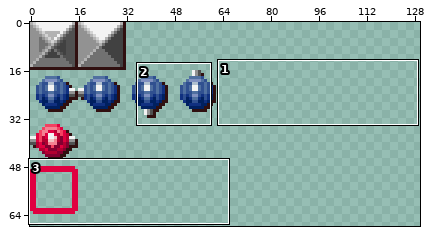
Sprite sheet: js/atomix/spritesheet.png. The first picture is a wide view before the edit; the outline marks the close-up.
Close-up. As it was:
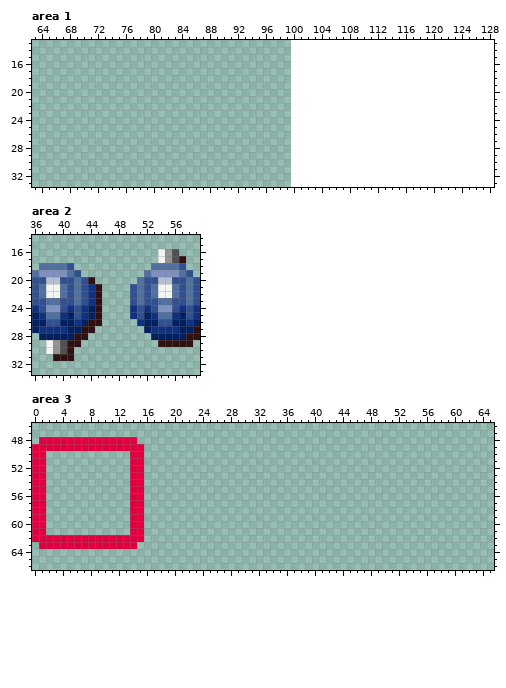
The file is 100x100 pixels. Colours within 5 levels of each other are drawn and written as one. Shown: area 1: x 63..128, y 13..33; area 2: x 36..59, y 14..33; area 3: x 0..65, y 46..66. The old version is drawn lined up with the new one, on the new canvas. The wide view leaves out empty margins.
After the commit:
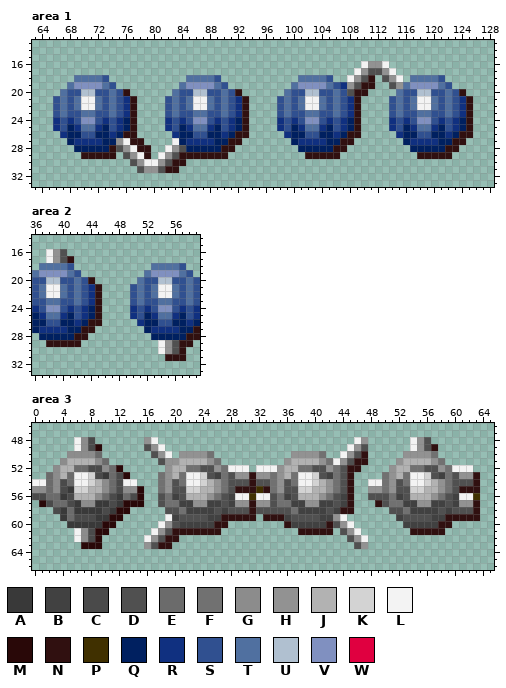
Palette (. is transparent): A #393939  B #414141  C #4a4a4a  D #505050  E #6b6b6b  F #717171  G #8c8c8c  H #929292  J #b2b2b2  K #d3d3d3  L #f3f3f3  M #290808  N #301010  P #403000  Q #002060  R #103080  S #305090  T #5070a0  U #b0c0d0  V #8090c0  W #e00040
Difference:
canvas 100x100 -> 150x100
Area 1:
y 16: x 110..113 .... -> LHHL
y 17: x 109..114 ...... -> LHDDHL
y 18: x 69..73 ..... -> TTTTS; x 85..89 ..... -> TTTTS; x 101..105 ..... -> TTTTS; x 108..111 .... -> LHDN; x 113..115 ... -> DHL; x 117..121 ..... -> TTTTS
y 19: x 68..74 ....... -> TVVVVTS; x 84..90 ....... -> TVVVVTS; x 100..111 ............ -> TVVVVTSRHDNN; x 114..122 ......... -> DHTVVVVTS
y 20: x 67..76 .......... -> TSSUUSSTSN; x 83..92 .......... -> TSSUUSSTSN; x 99..110 ............ -> TSSUUSSTSDNN; x 115..124 .......... -> TSSUUSSTSN
y 21..22: x 66..77 ............ -> STSTLLTSTSRN; x 82..93 ............ -> STSTLLTSTSRN; x 98..109 ............ -> STSTLLTSTSRN; x 114..125 ............ -> STSTLLTSTSRN
y 23: x 66..77 ............ -> STSSTTSSTSRN; x 82..93 ............ -> STSSTTSSTSRN; x 98..109 ............ -> STSSTTSSTSRN; x 114..125 ............ -> STSSTTSSTSRN
y 24: x 66..77 ............ -> RSRSVVSRSRQN; x 82..93 ............ -> RSRSVVSRSRQN; x 98..109 ............ -> RSRSVVSRSRQN; x 114..125 ............ -> RSRSVVSRSRQN
y 25: x 66..77 ............ -> RSQRTTRQSRQN; x 82..93 ............ -> RSQRTTRQSRQN; x 98..109 ............ -> RSQRTTRQSRQN; x 114..125 ............ -> RSQRTTRQSRQN
y 26: x 67..77 ........... -> RQQSSQQRQNN; x 83..93 ........... -> RQQSSQQRQNN; x 99..109 ........... -> RQQSSQQRQNN; x 115..125 ........... -> RQQSSQQRQNN
y 27: x 68..78 ........... -> QRRRRQQHLNN; x 83..92 .......... -> LQRRRRQQNN; x 100..108 ......... -> QRRRRQQNN; x 116..124 ......... -> QRRRRQQNN
y 28: x 69..79 ........... -> QQQQQNDHLNN; x 82..91 .......... -> LHDQQQQQNN; x 101..107 ....... -> QQQQQNN; x 117..123 ....... -> QQQQQNN
y 29: x 70..74 ..... -> NNNNN; x 76..79 .... -> DHLN; x 81..90 .......... -> LHDNNNNNNN; x 102..106 ..... -> NNNNN; x 118..122 ..... -> NNNNN
y 30: x 77..84 ........ -> DHLLHDNN
y 31: x 78..83 ...... -> DHHDNN
Area 2:
y 16: x 38..40 ... -> LHD; x 54..56 LHD -> ...
y 17: x 38..41 .... -> LHDN; x 54..57 LHDN -> ....
y 29: x 38..40 LHD -> NNN; x 54..56 NNN -> LHD
y 30: x 38..41 LHDN -> ....; x 54..57 .... -> LHDN
y 31: x 39..41 NNN -> ...; x 55..57 ... -> NNN
Area 3:
y 48: x 1..14 WWWWWWWWWWWWWW -> .....LGC......; x 16..17 .. -> HL; x 46..47 .. -> LH; x 54..56 ... -> LHD
y 49: x 0..18 WWWWWWWWWWWWWWWW... -> ......LGCM......DHL; x 45..47 ... -> LHD; x 54..57 .... -> LHDN
y 50: x 0..1 WW -> ..; x 5..9 ..... -> GGGGE; x 14..15 WW -> ..; x 17..19 ... -> DHL; x 21..25 ..... -> HHHHF; x 37..41 ..... -> HHHHF; x 44..47 .... -> LHDN; x 53..57 ..... -> HHHHF
y 51: x 0..1 WW -> ..; x 4..10 ....... -> GJJJJGE; x 14..15 WW -> ..; x 18..26 ......... -> DHHJJJJHF; x 36..47 ............ -> HJJJJHFLHDNN; x 52..58 ....... -> HJJJJHF
y 52: x 0..1 WW -> ..; x 3..12 .......... -> GJJEECCGEM; x 14..15 WW -> ..; x 19..30 ............ -> HJJFFDDHFLLL; x 32..46 ............... -> LLLHJJFFDDHFDNN; x 51..62 ............ -> HJJFFDDHFLLL
y 53: x 0..15 WW............WW -> ..EGJELLKCAECM..; x 18..45 ............................ -> FHJFLLKDBFDHHNHHFHJFLLKDBFDN; x 50..63 .............. -> FHJFLLKDBFDHHN
y 54: x 0..15 WW............WW -> LLEGCELLKJGECLL.; x 18..45 ............................ -> FHDFLLKJHFDDDNDDFHDFLLKJHFDN; x 48..63 ................ -> LLFHDFLLKJHFDDDN
y 55: x 0..15 WW............WW -> GGEGCAKKJJGECGGM; x 18..45 ............................ -> FHDDKKJJHFDNNNPNFHDDKKJJHFDN; x 48..63 ................ -> HHFHDDKKJJHFDNNN
y 56: x 0..15 WW............WW -> CCEEACJJJGECAECM; x 18..45 ............................ -> DFBDJJJHFDBLLPLLDFBDJJJHFDBN; x 48..63 ................ -> DDDFBDJJJHFDBLLP
y 57: x 0..15 WW............WW -> .MCEECAGGAACAMMM; x 18..45 ............................ -> DFFBBHHBBDBHHNHHDFFBBHHBBDBN; x 49..63 ............... -> NDFFBBHHBBDBHHN
y 58: x 0..1 WW -> ..; x 3..15 ...........WW -> CAEAAAACAMM..; x 19..45 ........................... -> DDFBBBBDBDDDNDDDDDFBBBBDBNN; x 51..63 ............. -> DDFBBBBDBDDDN
y 59: x 0..1 WW -> ..; x 4..12 ......... -> AECCCAAMM; x 14..15 WW -> ..; x 19..31 ............. -> LBDDDDBBNNNNN; x 33..44 ............ -> NNNBDDDDBBHL; x 52..63 ............ -> BDDDDBBNNNNN
y 60: x 0..1 WW -> ..; x 5..11 ....... -> AAAAAMM; x 14..15 WW -> ..; x 18..27 .......... -> LHDBBBBBNN; x 36..45 .......... -> NBBBBBNDHL; x 53..59 ....... -> BBBBBNN
y 61: x 0..1 WW -> ..; x 6..10 ..... -> LGCMM; x 14..15 WW -> ..; x 17..26 .......... -> LHDNNNNNNN; x 38..42 ..... -> NNNNN; x 44..46 ... -> DHL; x 54..58 ..... -> NNNNN
y 62: x 0..20 WWWWWWWWWWWWWWWW..... -> ......LGCM......LHDNN; x 45..47 ... -> DHL
y 63: x 1..14 WWWWWWWWWWWWWW -> ......MMM.....; x 16..19 .... -> HDNN; x 46..47 .. -> DH
Boxes around the changes in both close-ups, in picture pixels (x1, y1, x2, y2):
added: (53, 61, 473, 173)
added: (46, 249, 74, 263)
erased: (158, 249, 186, 263)
changed: (46, 340, 74, 361)
changed: (158, 340, 186, 361)
changed: (32, 437, 480, 549)
